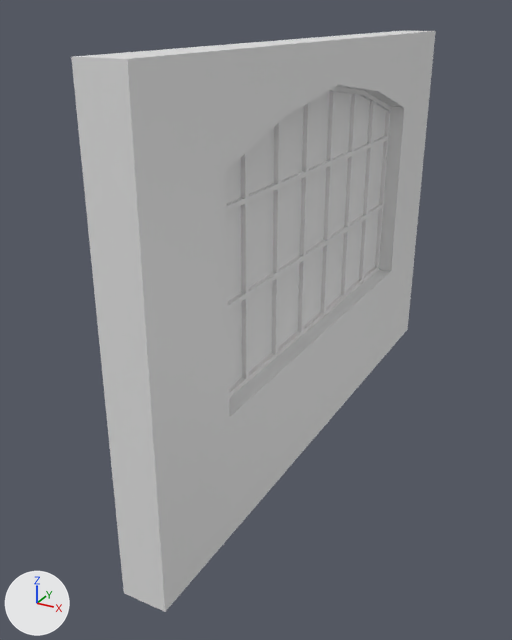
The FBX model Content/Data/RootModelisationFiles/FBX/KitArchiFBX/Usine/Mur_UsineEtageVitre.fbx, before and after one commit.
Camera for both pictures: a camera (50 mm lens) standing at (2.59, -3.26, 4.25) and looking at (-0.57, 2.49, 1.37). The lights are fixed; the arrows at lower left show +X, +Y and +Z. Materials are left out; every surface is plain grey. Where no turn or scale is listed for an object, it has been applied to the vertices.

The first picture shows 'Mur_UsineEtageVitre'.
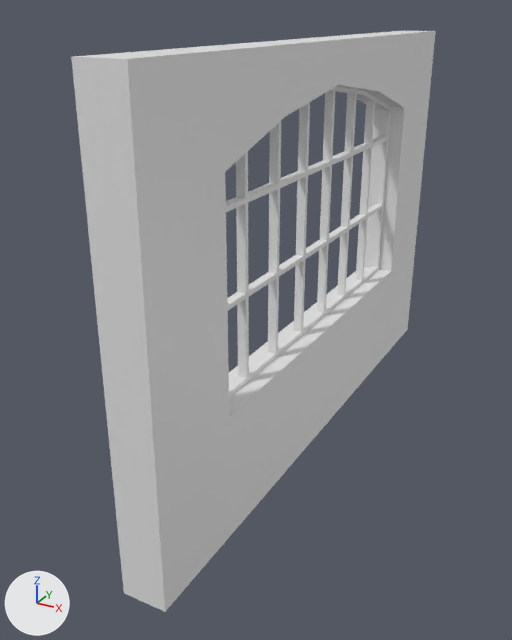
Location of each change, [x1, y1, x2, y2] in pixels of the pictures (512 x 640 px):
part 1 of me_mesh, deleted: before [225, 91, 386, 388]

Diff of the bpy script that builds the scene:
```diff
--- a/Content/Data/RootModelisationFiles/FBX/KitArchiFBX/Usine/Mur_UsineEtageVitre.fbx.py
+++ b/Content/Data/RootModelisationFiles/FBX/KitArchiFBX/Usine/Mur_UsineEtageVitre.fbx.py
@@ me_mesh @@
 me_mesh.from_pydata(...)  # 161 vertices, 106 faces; spans x -0.45..0.0, y 0.0..6.0, z 0.0..4.0
 # used by ob_mur_usineetagevitre; location = (0.0, 0.0, 0.0)
+# me_mesh part 1: the loose piece of 10 vertices spanning x -0.2, y 1.0..5.0, z 1.23..3.59 is deleted
```
